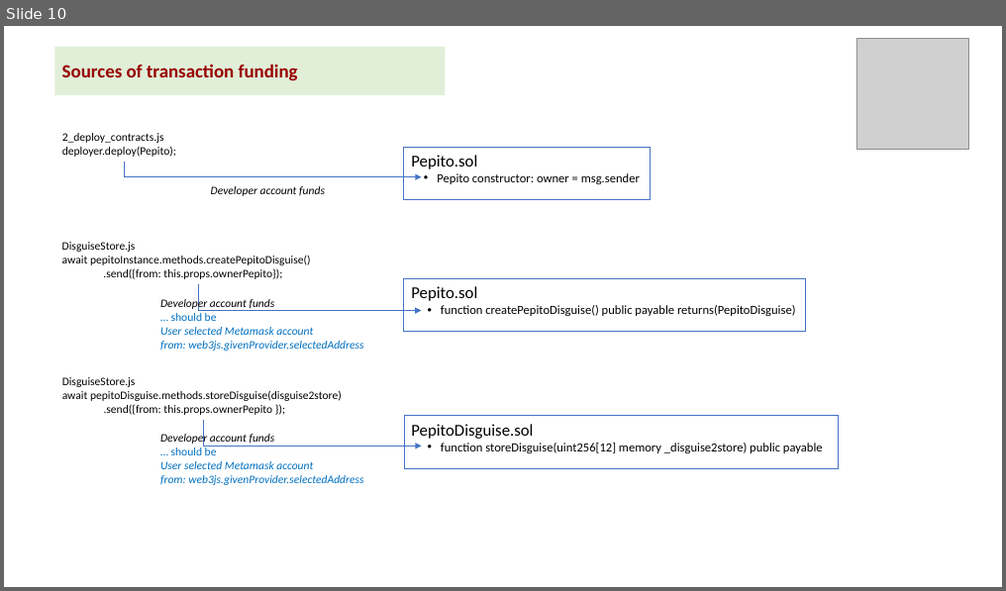
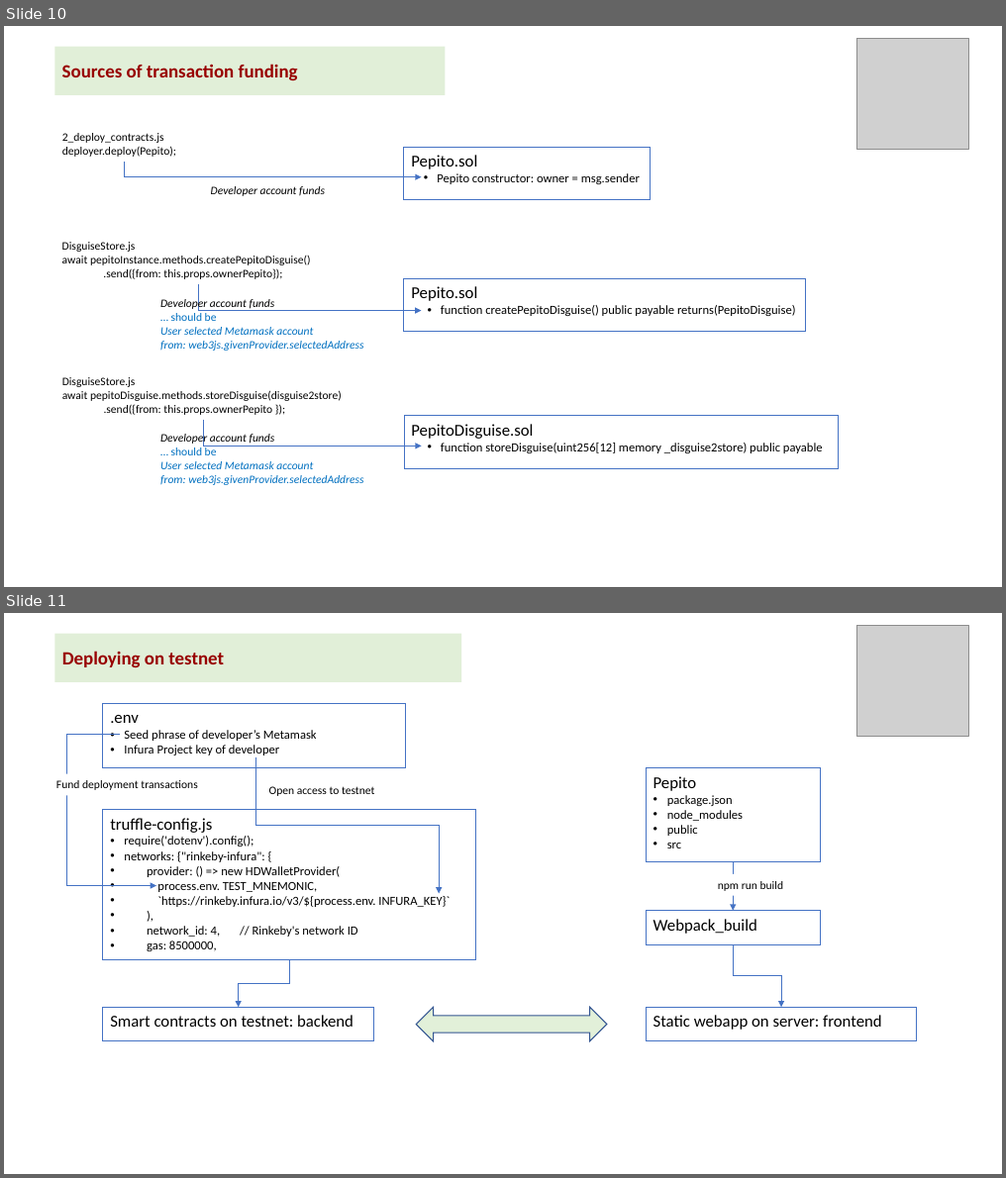
Before and after one commit to kvutien/Project-Machu-Picchu-2020, a slide deck: Pepito/Final Project Design.pptx. Shown one above the other, each under a label of ours: slide 10 before the commit, slides 10 and 11 after it. The pictures are 1006x591 and 1006x1178 pixels, drawn with LibreOffice and Linux fonts; fonts in the diff are those of the drawing; grey boxes stand for pictures. Boxes give left, top, right and bottom in pixels: in the first picture for what was removed or moved away, otherwise in the second. Text is boxed around its words. In the diff, an @@ line names an element or a change of style, - is before the commit and + after.

Commit message:
adapt .env to React build

```diff
--- a/Pepito/Final Project Design.pptx
+++ b/Pepito/Final Project Design.pptx
@@ slide 11 added at (x1=4, y1=613, x2=1002, y2=1174), background #FFFFFF @@
@@ rectangle added at (x1=54, y1=633, x2=462, y2=682), fill #E1EFD8, 18 pt, text #980000, bold @@
+Deploying on testnet
@@ picture added at (x1=857, y1=625, x2=969, y2=737) @@
@@ rectangle added at (x1=103, y1=703, x2=405, y2=768), outline #4472C4 0.75 pt, 12 pt, text #000000 @@
+.env
+• Seed phrase of developer’s Metamask
+• Infura Project key of developer
@@ elbow arrow added from (120, 735) to (156, 886), #4472C4 1 pt @@
@@ elbow arrow added from (255, 758) to (439, 894), #4472C4 1 pt @@
@@ text added at (x1=56, y1=780, x2=197, y2=790), 11 pt, text #000000 @@
+Fund deployment transactions
@@ text added at (x1=269, y1=786, x2=374, y2=796), 11 pt, text #000000 @@
+Open access to testnet
@@ rectangle added at (x1=646, y1=768, x2=820, y2=862), outline #4472C4 0.75 pt, 12 pt, text #000000 @@
+Pepito
+• package.json
+• node_modules
+• public
+• src
@@ rectangle added at (x1=103, y1=810, x2=476, y2=961), outline #4472C4 0.75 pt, 12 pt, text #000000 @@
+truffle-config.js
+• require('dotenv').config();
+• networks: {"rinkeby-infura": {
+• provider: () => new HDWalletProvider(
+• process.env. TEST_MNEMONIC,
+• `https://rinkeby.infura.io/v3/${process.env. INFURA_KEY}`
+• ),
+• network_id: 4, // Rinkeby's network ID
+• gas: 8500000,
@@ elbow arrow added from (734, 862) to (734, 911), #4472C4 1 pt @@
@@ text added at (x1=718, y1=881, x2=784, y2=891), 11 pt, text #000000 @@
+npm run build
@@ rectangle added at (x1=646, y1=911, x2=820, y2=946), outline #4472C4 0.75 pt, 16 pt, text #000000 @@
+Webpack_build
@@ elbow arrow added from (289, 960) to (239, 1008), #4472C4 1 pt @@
@@ elbow arrow added from (734, 945) to (781, 1008), #4472C4 1 pt @@
@@ rectangle added at (x1=103, y1=1008, x2=374, y2=1042), outline #4472C4 0.75 pt, 16 pt, text #000000 @@
+Smart contracts on testnet: backend
@@ left right arrow added at (x1=417, y1=1008, x2=607, y2=1042), fill #E2F0D9, outline #325491 1 pt @@
@@ rectangle added at (x1=646, y1=1008, x2=917, y2=1042), outline #4472C4 0.75 pt, 16 pt, text #000000 @@
+Static webapp on server: frontend
```
Also in this commit, not shown: 1 slide changed, 6 other files.
